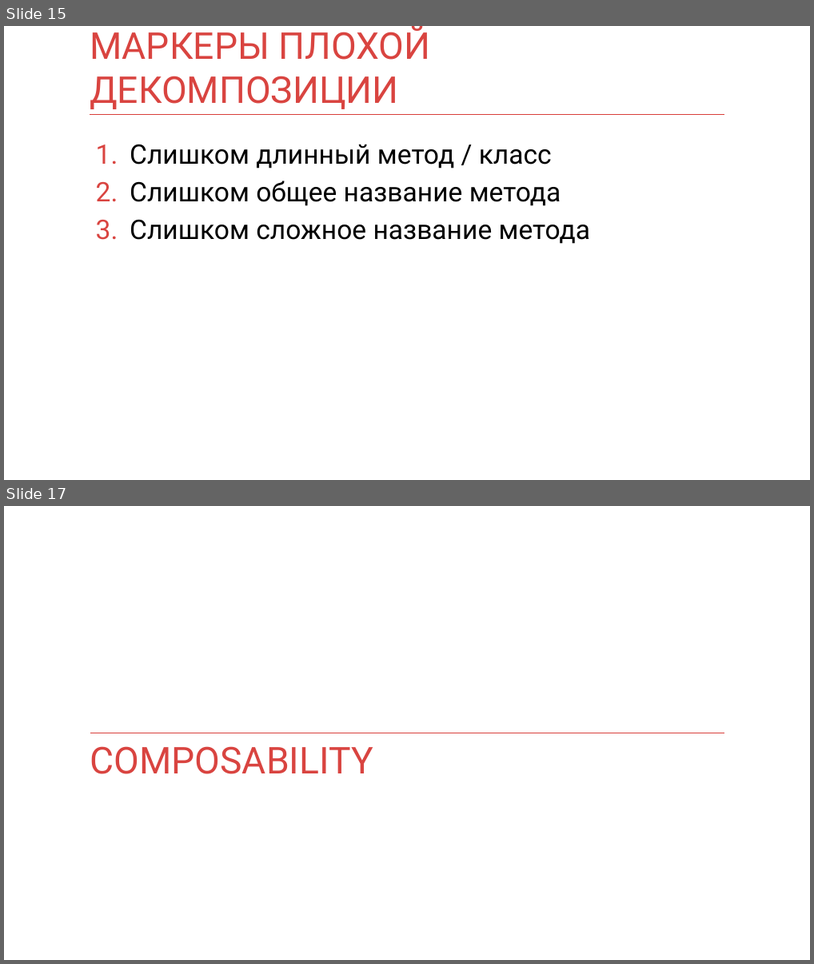
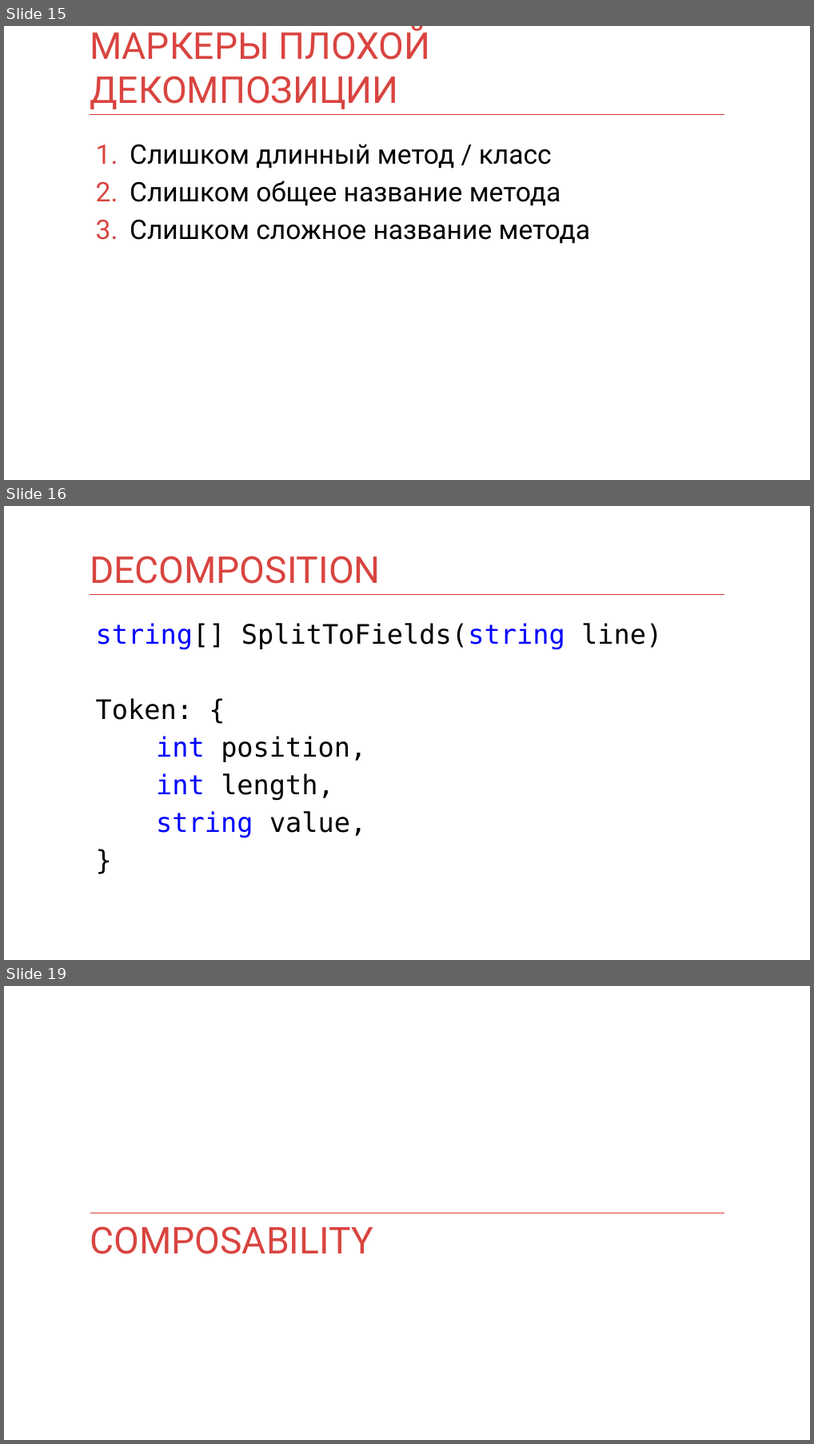
Before and after one commit to kontur-courses/clean-code, a slide deck: clean-code.pptx. Shown one above the other, each under a label of ours: slides 15 and 17 before the commit, slides 15, 16 and 19 after it; the slides between them are not shown. The pictures are 814x964 and 814x1444 pixels, drawn with LibreOffice and Linux fonts; fonts in the diff are those of the drawing. Boxes give left, top, right and bottom in pixels: in the first picture for what was removed or moved away, otherwise in the second. Text is boxed around its words. In the diff, an @@ line names an element or a change of style, - is before the commit and + after.

```diff
--- a/clean-code.pptx
+++ b/clean-code.pptx
@@ slide 16 added at (4,506,810,960), background #FFFFFF; not listed: 1 template element that a slide beside it also shows @@
@@ title added at (90,556,381,584), 44 pt, text #D94440 @@
+DECOMPOSITION
@@ text added at (96,623,662,837), 32 pt, text #000000 @@
+string[] SplitToFields(string line)
+Token: {
+int position,
+int length,
+string value,
+}
@@ what was slide 17 is now slide 19 @@
```
Also in this commit, not shown: 5 slides changed, 2 other slides added, 1 other file.
